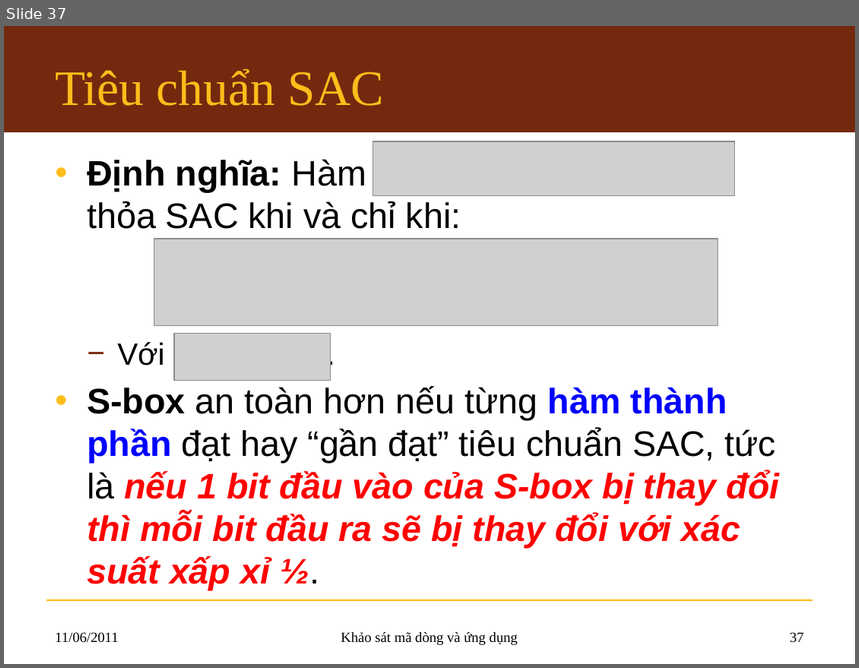
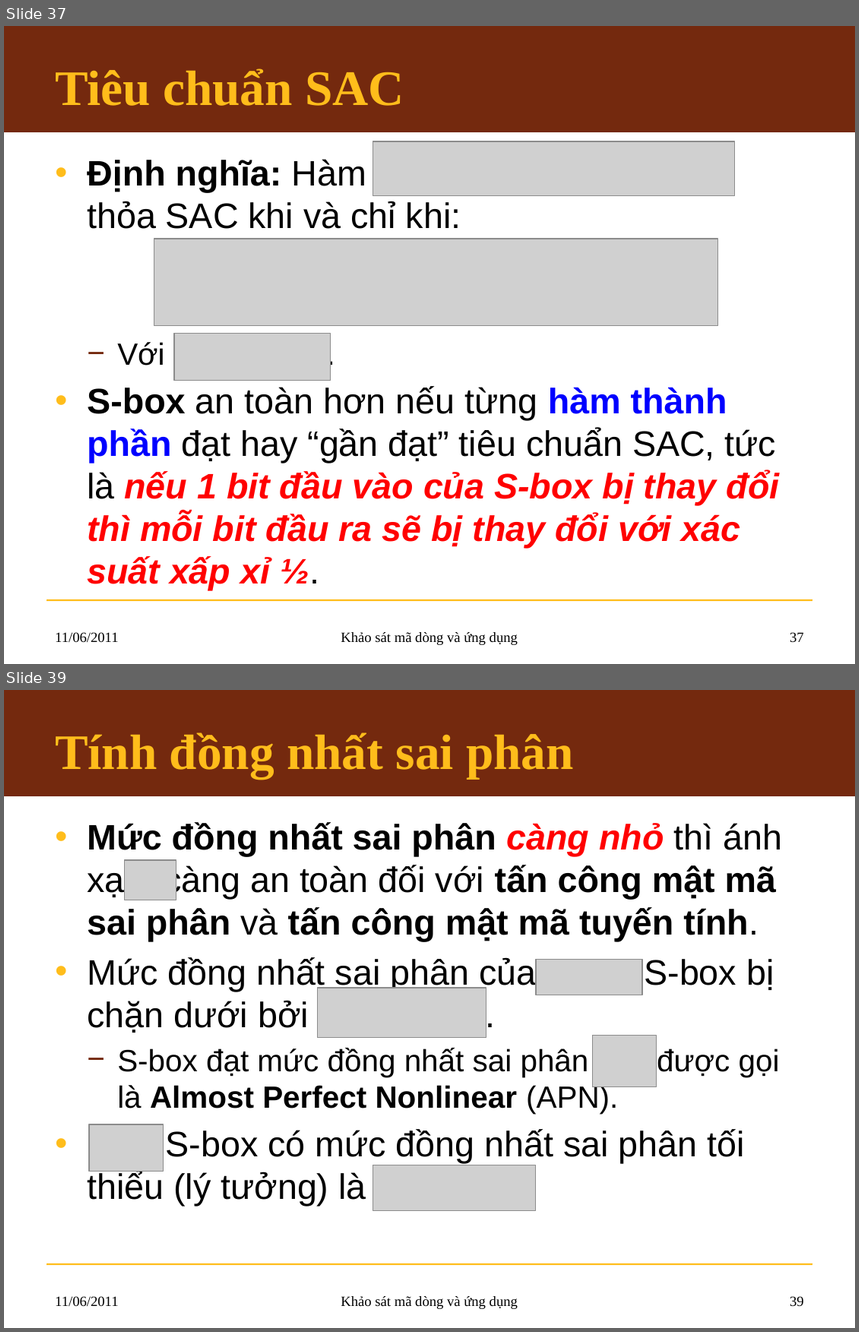
Before and after one commit to hemprasad/lvmm-sc, a slide deck: 7.Slide/KLTN_Slide.pptx. Shown one above the other, each under a label of ours: slide 37 before the commit, slides 37 and 39 after it; the slides between them are not shown. The pictures are 859x668 and 859x1332 pixels, drawn with LibreOffice and Linux fonts; fonts in the diff are those of the drawing; grey boxes stand for pictures; background and template pictures are left out. Boxes give left, top, right and bottom in pixels: in the first picture for what was removed or moved away, otherwise in the second. Text is boxed around its words. In the diff, an @@ line names an element or a change of style, - is before the commit and + after.

```diff
--- a/7.Slide/KLTN_Slide.pptx
+++ b/7.Slide/KLTN_Slide.pptx
@@ slide 39 added at [4, 690, 855, 1328], background #FFFFFF; not listed: 2 template elements that a slide beside it also shows @@
@@ title added at [55, 733, 574, 779], 42 pt, text #FFBD1B, bold @@
+Tính đồng nhất sai phân
@@ text added at [87, 822, 783, 1206], 30 pt, text #000000 @@
+• Mức đồng nhất sai phân càng nhỏ thì ánh xạ càng an toàn đối với tấn công mật mã sai phân và tấn công mật mã tuyến tính.
+• Mức đồng nhất sai phân của S-box bị chặn dưới bởi .
+  − S-box đạt mức đồng nhất sai phân được gọi là Almost Perfect Nonlinear (APN).
+• S-box có mức đồng nhất sai phân tối thiểu (lý tưởng) là
@@ picture added at [125, 860, 177, 901] @@
@@ picture added at [536, 960, 642, 996] @@
@@ picture added at [317, 988, 486, 1037] @@
@@ picture added at [593, 1036, 657, 1087] @@
@@ picture added at [89, 1125, 163, 1172] @@
@@ picture added at [373, 1165, 536, 1211] @@
@@ text added at [55, 1296, 118, 1307], 12 pt, text #000000 @@
+11/06/2011
@@ text added at [341, 1296, 518, 1309], 12 pt, text #000000 @@
+Khảo sát mã dòng và ứng dụng
@@ page number added at [790, 1296, 804, 1307], 12 pt, text #000000 @@
+39
@@ slide 37 changed as well @@
@@ title "Tiêu chuẩn SAC" at [55, 69, 405, 106]: bold on @@
```
Also in this commit, not shown: 35 other slides changed, 5 other slides added.
